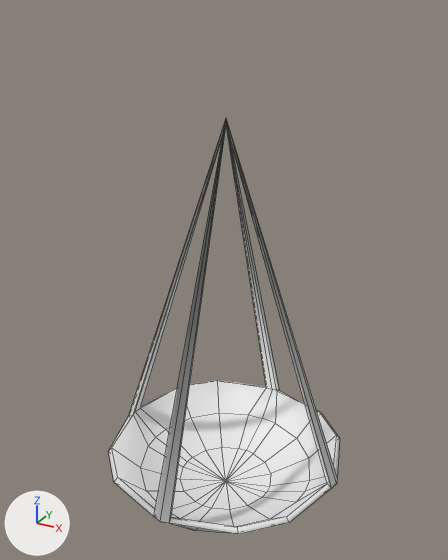
Before and after pictures for a commit that changed the FBX model Assets/Models/Scale4.fbx.
Rendered twice from a camera (50 mm lens) standing at (1.736, -1.586, 2.284) and looking at (0.834, 0.054, 1.464). Arrows for +X, +Y and +Z are at lower left; the lights stay in place. Mesh edges are drawn as thin lines. Where no turn or scale is listed for an object, it has been applied to the vertices.

In view in the first picture: 'Scale4Right'.
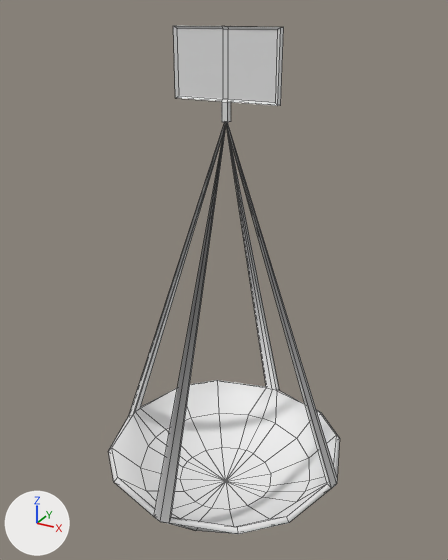
What changed in the scene script:
```text
Add mat_board4:
    mat_board4 = principled_material('Board4')
    mat_board4.base_color = (0.8, 0.8, 0.8)  # white #e7e7e7
    mat_board4.roughness = 0.553
Add mat_text4:
    mat_text4 = principled_material('Text4')
    mat_text4.base_color = (0.8, 0.8, 0.8)  # white #e7e7e7
    mat_text4.roughness = 0.553
Change me_scale4_001:
    used by ob_scale4right; location = (0.847, 0.043, 1.988)
    remove me_scale4_001.from_pydata(...)  # 124 vertices, 156 faces; spans x -0.428..0.428, y -0.428..0.428, z -1.37..0.0
    add me_scale4_001.from_pydata(...)  # 152 vertices, 182 faces; spans x -0.428..0.428, y -0.428..0.428, z -1.37..0.248
    me_scale4_001 part 1: a new loose piece of 28 vertices spanning x -0.168..0.168, y -0.01..0.01, z -0.011..0.248
    add me_scale4_001.materials.append(mat_board4)  # white #e7e7e7
    add me_scale4_001.materials.append(mat_text4)  # white #e7e7e7
```

Location of each change, (x1, y1, x2, y2) in pixels of the pictures (448 x 560 px):
'Scale4Right', reshaped (22% taller): before (108, 119, 340, 534); after (108, 26, 340, 534)
part 1 of me_scale4_001, added: after (173, 26, 284, 122)
